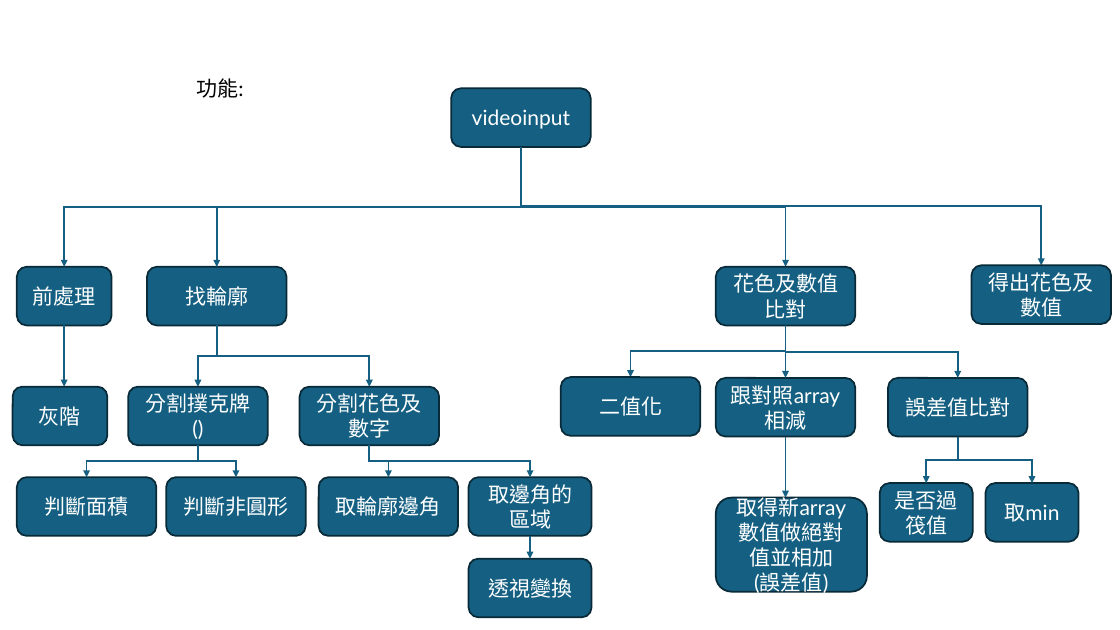
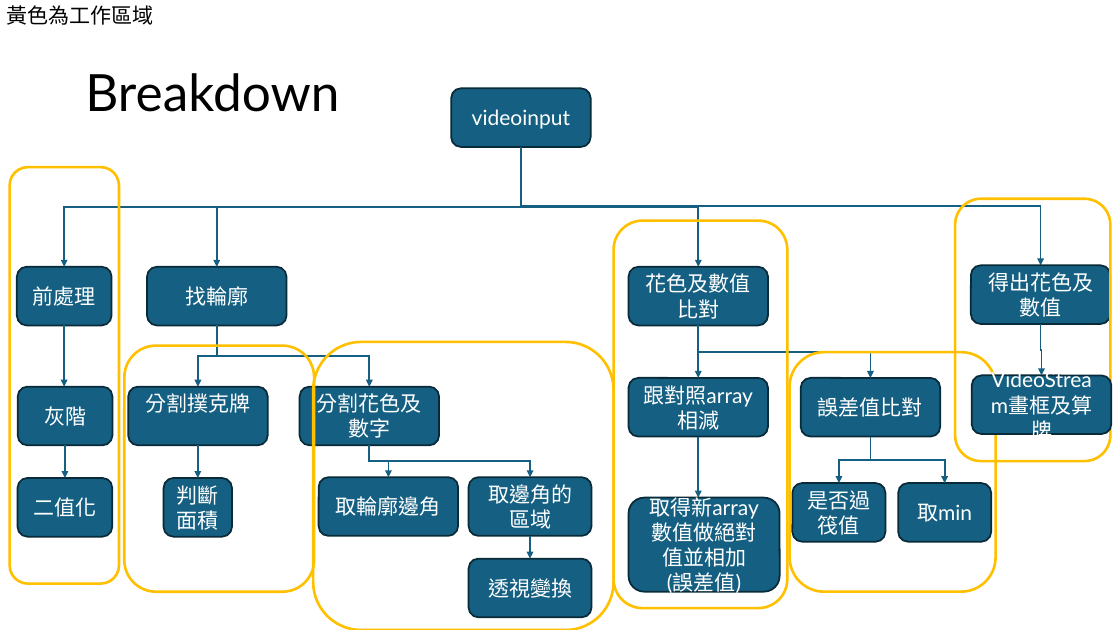
Before and after one commit to kennygnw/poker_detection_endterm, a slide deck: slide 3 of poker.pptx. Drawn at 1120x630 pixels with LibreOffice and Linux fonts; fonts in the diff are those of the drawing. Boxes give left, top, right and bottom in pixels: in the first picture for what was removed or moved away, otherwise in the second. Text is boxed around its words. In the diff, an @@ line names an element or a change of style, - is before the commit and + after.

```diff
--- a/poker.pptx
+++ b/poker.pptx
@@ text added at <box>6,5,153,25</box>, 18 pt, text #000000 @@
+黃色為工作區域
@@ text added at <box>85,73,339,112</box>, 44 pt, text #000000 @@
+Breakdown
@@ text removed at <box>196,78,243,98</box> @@
-功能:
@@ elbow arrow (521, 147) - (1041, 266): route changed @@
@@ elbow arrow moved from (521, 147) - (786, 267) to (521, 147) - (698, 267) @@
@@ rounded rectangle added at <box>9,167,118,584</box>, outline #FFC000 2.25 pt @@
@@ rounded rectangle added at <box>955,199,1111,461</box>, outline #FFC000 2.25 pt @@
@@ rounded rectangle added at <box>613,221,787,608</box>, outline #FFC000 2.25 pt @@
@@ elbow arrow removed from (786, 325) to (631, 377) @@
@@ elbow arrow added from (1041, 324) to (1042, 376), #156082 1.5 pt @@
@@ rounded rectangle added at <box>124,345,314,592</box>, outline #FFC000 2.25 pt @@
@@ rounded rectangle added at <box>313,342,614,630</box>, outline #FFC000 2.25 pt @@
@@ rounded rectangle added at <box>790,352,996,592</box>, outline #FFC000 2.25 pt @@
@@ rounded rectangle "灰階": place and size @@
-rounded rectangle "灰階" at <box>13,386,108,445</box>
+rounded rectangle "灰階" at <box>18,386,113,445</box>
@@ rounded rectangle "誤差值比對": place and size @@
-rounded rectangle "誤差值比對" at <box>888,378,1028,437</box>
+rounded rectangle "誤差值比對" at <box>801,378,940,437</box>
@@ rounded rectangle added at <box>972,376,1112,434</box>, fill #156082, outline #092A39 1.5 pt, 18 pt, text #FFFFFF @@
+VideoStream畫框及算牌
@@ elbow arrow moved from (198, 445) - (236, 477) to (65, 445) - (65, 478) @@
@@ elbow arrow moved from (198, 445) - (87, 477) to (198, 445) - (197, 478) @@
@@ 5 rounded rectangles, 5 elbow arrows: place and size @@
-5 rounded rectangles, 5 elbow arrows at <box>716,267,1079,592</box>
+5 rounded rectangles, 5 elbow arrows at <box>628,267,991,592</box>
@@ rounded rectangle "二值化": place and size @@
-rounded rectangle "二值化" at <box>561,377,701,436</box>
+rounded rectangle "二值化" at <box>18,478,113,537</box>
@@ rounded rectangle "判斷面積": place and size @@
-rounded rectangle "判斷面積" at <box>17,477,156,536</box>
+rounded rectangle "判斷面積" at <box>164,478,232,537</box>
@@ rounded rectangle removed at <box>166,477,306,536</box> @@
-判斷非圓形
```
Also in this commit, not shown: 1 other slide changed.
